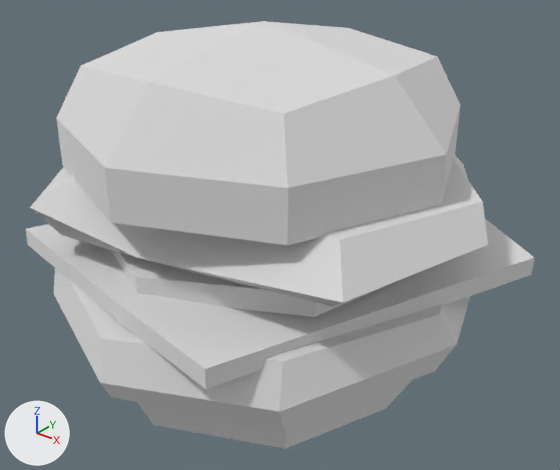
One commit to the glTF model models/ultimate-pack/low-poly-10/m/food-burger.glb: the scene before it, then after it.
Before and after are seen from a camera (50 mm lens) standing at (0.1773, -0.192, 0.172) and looking at (0.0234, 0.0002, 0.0528). Lighting does not change. The marker at lower left points along +X, +Y and +Z. The first picture is the older version. Where no turn or scale is listed for an object, it has been applied to the vertices.

Names of what the first picture shows: 'burger'.
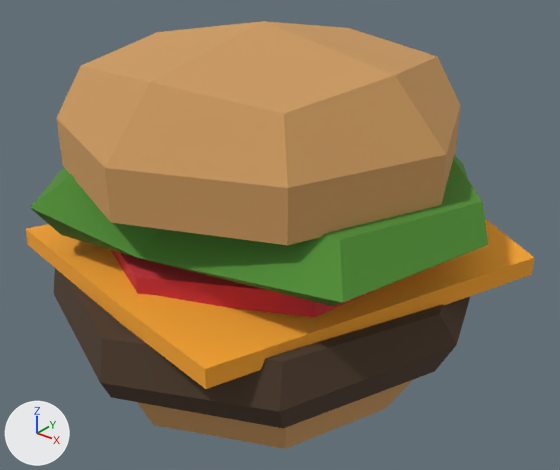
Where the change shows, as pixel boxes (x1, y1, x2, y2) in the pictures (560 x 470 px):
'burger', recoloured (white to orange)
    both: (26, 21, 535, 449)

The change, as a diff of the scene's bpy script:
```diff
--- a/models/ultimate-pack/low-poly-10/m/food-burger.glb.py
+++ b/models/ultimate-pack/low-poly-10/m/food-burger.glb.py
@@ mat_13_brown_light @@
 mat_13_brown_light = principled_material('13 BROWN-LIGHT')
-mat_13_brown_light.base_color = (0.8, 0.8, 0.8)  # white #e7e7e7
+mat_13_brown_light.base_color = (0.61, 0.328, 0.117)  # orange #cd9b60
 mat_13_brown_light.metallic = 0.4
@@ mat_10_brown_dark @@
 mat_10_brown_dark = principled_material('10 BROWN-DARK')
-mat_10_brown_dark.base_color = (0.8, 0.8, 0.8)  # white #e7e7e7
+mat_10_brown_dark.base_color = (0.0742, 0.0437, 0.0242)  # brown #4d3b2b
 mat_10_brown_dark.metallic = 0.4
@@ mat_26_red_dark @@
 mat_26_red_dark = principled_material('26 RED-DARK')
-mat_26_red_dark.base_color = (0.8, 0.8, 0.8)  # white #e7e7e7
+mat_26_red_dark.base_color = (0.591, 0.0296, 0.0395)  # red #ca3038
 mat_26_red_dark.metallic = 0.4
@@ mat_29_orange_light @@
 mat_29_orange_light = principled_material('29 ORANGE-LIGHT')
-mat_29_orange_light.base_color = (0.8, 0.8, 0.8)  # white #e7e7e7
+mat_29_orange_light.base_color = (0.956, 0.381, 0.0262)  # orange #faa62d
 mat_29_orange_light.metallic = 0.4
@@ mat_37_green_light @@
 mat_37_green_light = principled_material('37 GREEN-LIGHT')
-mat_37_green_light.base_color = (0.8, 0.8, 0.8)  # white #e7e7e7
+mat_37_green_light.base_color = (0.0803, 0.273, 0.0348)  # green #508f34
 mat_37_green_light.metallic = 0.4
```
